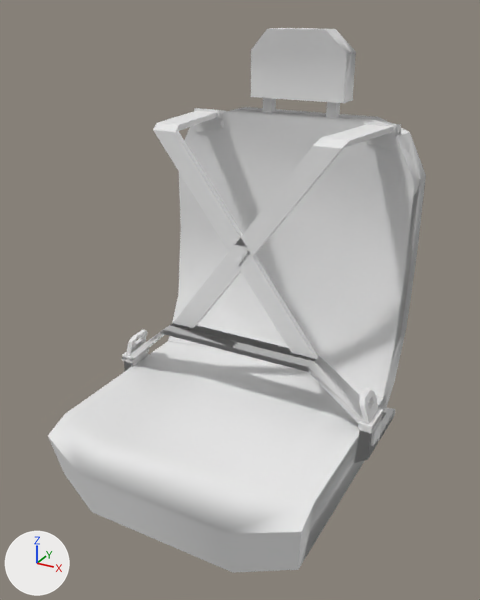
Before and after pictures for a commit that changed the OBJ model src/main/resources/assets/ivv/objmodels/parts/carseat.obj.
Rendered twice from a 50 mm lens placed at (0.876, -1.737, 0.994), pointed at (0.009, -0.161, 0.207). Every picture has the same lights, and +X, +Y and +Z are marked at lower left. Where no turn or scale is listed for an object, it has been applied to the vertices. Vertices at the same position are counted once.

Objects in the first picture: 'belt', 'belt_mirrored', 'buckle', 'buckle_mirrored', 'cube', 'mount', 'mount_mirrored'.
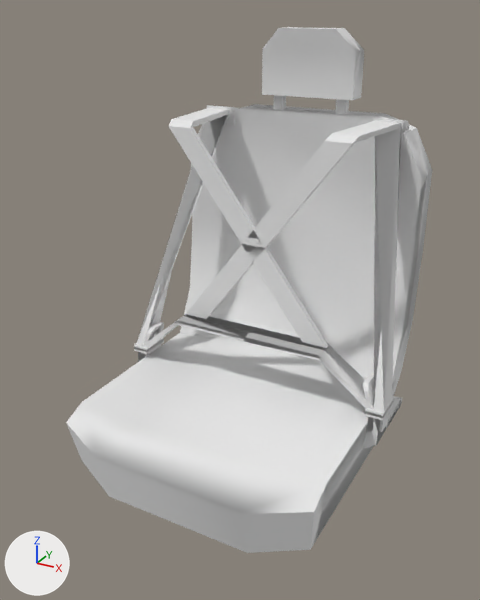
What differs and where, as boxes (x1, y1, x2, y2) in the pictures (480 x 600 px; the box of a moved part takes in the faces that stretch with it):
'cube', mesh moved: before (48, 28, 426, 573); after (66, 27, 432, 553)
'mount_mirrored', reshaped: before (194, 108, 381, 463); after (146, 108, 393, 421)
'belt_mirrored', deleted: before (132, 111, 383, 433)
'belt', reshaped: before (122, 124, 393, 424); after (134, 121, 401, 409)
'buckle', reshaped (50% wider, 566% taller): before (358, 388, 383, 431); after (363, 125, 401, 417)
'buckle_mirror', added: after (134, 114, 229, 352)
'mount', mesh moved: before (124, 121, 401, 371); after (138, 118, 409, 361)
'mount_mirror', added: after (207, 105, 389, 449)
'buckle_mirrored', deleted: before (122, 330, 149, 360)
part 1 of me_belt, moved or reshaped: before (173, 124, 393, 328); after (187, 121, 401, 319)
part 2 of me_belt, moved or reshaped: before (130, 330, 361, 424); after (142, 321, 370, 409)
part 3 of me_belt, moved or reshaped: before (122, 350, 149, 363); after (134, 340, 164, 354)
part 4 of me_mount_mirrored, added: after (365, 402, 393, 421)
part 5 of me_mount_mirrored, added: after (146, 314, 375, 409)
part 6 of me_mount_mirrored, added: after (169, 108, 328, 348)
part 7 of me_mount_mirrored, deleted: before (194, 108, 226, 132)
part 8 of me_mount_mirrored, deleted: before (354, 430, 379, 463)
part 9 of me_mount_mirrored, deleted: before (371, 421, 381, 446)
part 10 of me_buckle, added: after (365, 397, 394, 417)
part 11 of me_buckle, moved or reshaped: before (359, 388, 378, 424); after (363, 375, 374, 409)
part 12 of me_buckle, deleted: before (358, 408, 383, 431)
part 13 of me_buckle, added: after (374, 125, 401, 412)

The change, as a list of edits to the scene's bpy script:
```text
Change me_belt:
    where me_belt.from_pydata(...)  # 38 vertices, 34 faces; spans x -0.441..0.43, y -0.195..0.156, z -0.109..0.688
    me_belt part 1: the loose piece of 14 vertices spanning x -0.25..0.328, y -0.141..0.156, z 0.063..0.688 is moved by (0.0, 0.078, 0.0)
    me_belt part 2: the loose piece of 16 vertices spanning x -0.43..0.43, y -0.195..-0.086, z -0.109..0.063 is moved by (0.0, 0.078, 0.0)
    me_belt part 3: the loose piece of 8 vertices spanning x -0.441..-0.402, y -0.176..-0.074, z -0.109..-0.094 is scaled about its middle by (1.4, 1, 1), then moved by (0.0, 0.078, 0.0)
Change me_buckle:
    remove me_buckle.from_pydata(...)  # 40 vertices, 36 faces; spans x 0.3906..0.4414, y -0.1757..-0.0742, z -0.1094..-0.0156
    add me_buckle.from_pydata(...)  # 48 vertices, 42 faces; spans x 0.25..0.4492, y -0.0977..0.2344, z -0.1094..0.6875
    me_buckle part 10: a new loose piece, a box spanning x 0.3945..0.4492, y -0.0977..0.0039, z -0.1016..-0.0859, in mat_m_2 (white #e7e7e7)
    me_buckle part 11: the loose piece of 24 vertices spanning x 0.3906..0.4297, y -0.1679..-0.082, z -0.0859..-0.0156 is moved by (-0.0156, 0.0781, 0.0)
    me_buckle part 12: the loose piece of 8 vertices spanning x 0.4023..0.4414, y -0.1757..-0.0742, z -0.1016..-0.0859 is deleted
    me_buckle part 13: 8 vertices added at x 0.25..0.4473, y -0.0859..0.2344, z -0.0859..0.6875
Change me_cube:
    where me_cube.from_pydata(...)  # 110 vertices, 131 faces; spans x -0.406..0.406, y -0.641..0.313, z -0.359..0.938
    me_cube part 14: the whole mesh is moved by (0.0, 0.078, 0.0)
Change me_mount:
    where me_mount.from_pydata(...)  # 36 vertices, 29 faces; spans x -0.445..0.438, y -0.172..0.227, z -0.234..0.695
    me_mount part 15: the whole mesh is moved by (0.0, 0.078, 0.0)
Change me_mount_mirrored:
    remove me_mount_mirrored.from_pydata(...)  # 36 vertices, 29 faces; spans x -0.438..0.445, y -0.172..0.227, z -0.234..0.695
    add me_mount_mirrored.from_pydata(...)  # 38 vertices, 34 faces; spans x -0.43..0.449, y -0.117..0.234, z -0.109..0.688
    me_mount_mirrored part 4: a new loose piece, a box spanning x 0.395..0.449, y -0.098..0.004, z -0.109..-0.094, in mat_m_2 (white #e7e7e7)
    me_mount_mirrored part 5: a new loose piece of 16 vertices spanning x -0.43..0.43, y -0.117..-0.008, z -0.109..0.063, in mat_m_2 (white #e7e7e7)
    me_mount_mirrored part 6: a new loose piece of 14 vertices spanning x -0.328..0.25, y -0.062..0.234, z 0.062..0.688, in mat_m_2 (white #e7e7e7)
    me_mount_mirrored part 7: the loose piece of 12 vertices spanning x -0.336..-0.242, y 0.156..0.227, z 0.617..0.695 is deleted
    me_mount_mirrored part 8: the loose piece of 8 vertices spanning x 0.391..0.438, y -0.172..-0.078, z -0.234..-0.109 is deleted
    me_mount_mirrored part 9: the loose piece of 8 vertices spanning x 0.414..0.445, y -0.156..-0.094, z -0.164..-0.117 is deleted
Remove ob_belt_mirrored:
    ob_belt_mirrored = bpy.data.objects.new('belt_mirrored', me_belt_mirrored)
Remove ob_buckle_mirrored:
    ob_buckle_mirrored = bpy.data.objects.new('buckle_mirrored', me_buckle_mirrored)
Add ob_mount_mirror:
    ob_mount_mirror = bpy.data.objects.new('mount_mirror', me_mount_mirror)  # 36 vertices, 29 faces; spans x -0.438..0.445, y -0.094..0.305, z -0.234..0.695; in mat_m_2 (white #e7e7e7)
    ob_mount_mirror.location = (0.0, 0.0, 0.0)
Add ob_buckle_mirror:
    ob_buckle_mirror = bpy.data.objects.new('buckle_mirror', me_buckle_mirror)  # 48 vertices, 42 faces; spans x -0.449..-0.25, y -0.098..0.234, z -0.109..0.688; in mat_m_2 (white #e7e7e7)
    ob_buckle_mirror.location = (0.0, 0.0, 0.0)
```
